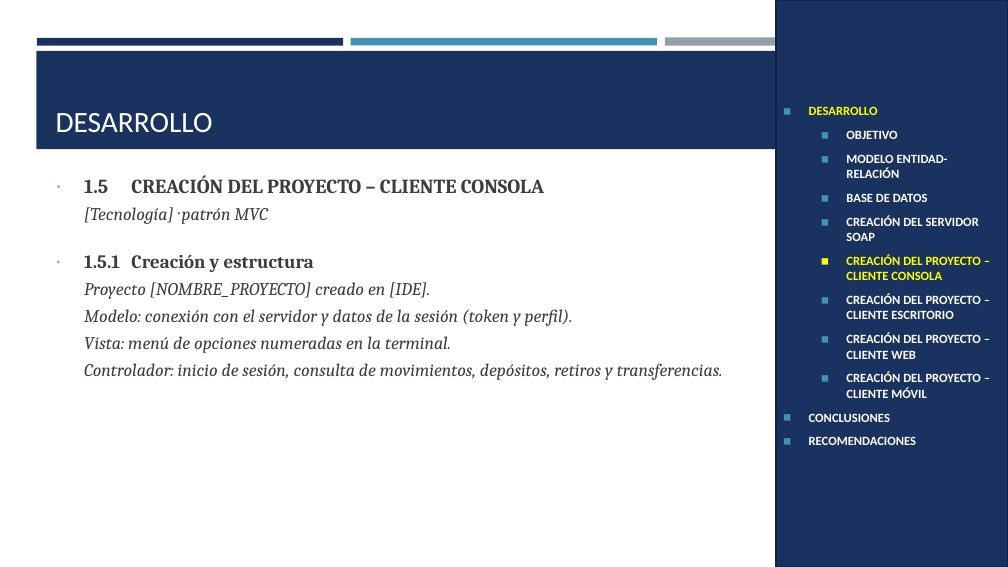
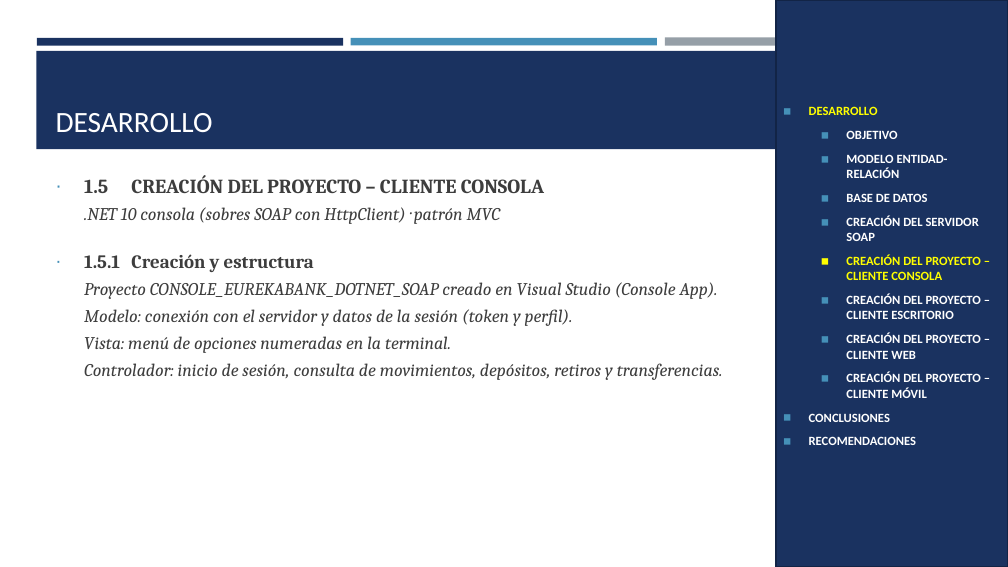
Before and after one commit to IMarcusDev/TI.1.2.-PAO202651_SOAP_DOTNET_CONBDD_NRC36883_GR04, a slide deck: slide 13 of 05. DOCUMENTACION/PRESENTACION TI.1.2. SOAP con BDD en DOTNET GR4.pptx. Drawn at 1008x567 pixels with LibreOffice and Linux fonts; fonts in the diff are those of the drawing. Boxes give left, top, right and bottom in pixels: in the first picture for what was removed or moved away, otherwise in the second. Text is boxed around its words. In the diff, an @@ line names an element or a change of style, - is before the commit and + after.

```diff
--- a/05. DOCUMENTACION/PRESENTACION TI.1.2. SOAP con BDD en DOTNET GR4.pptx
+++ b/05. DOCUMENTACION/PRESENTACION TI.1.2. SOAP con BDD en DOTNET GR4.pptx
@@ text at bbox=[84, 207, 500, 224]: text changed @@
-[Tecnología] · patrón MVC
+.NET 10 consola (sobres SOAP con HttpClient) · patrón MVC
@@ text at bbox=[84, 282, 718, 299]: text changed @@
-Proyecto [NOMBRE_PROYECTO] creado en [IDE].
+Proyecto CONSOLE_EUREKABANK_DOTNET_SOAP creado en Visual Studio (Console App).
```
Also in this commit, not shown: 19 other slides changed, 4 slides added.
